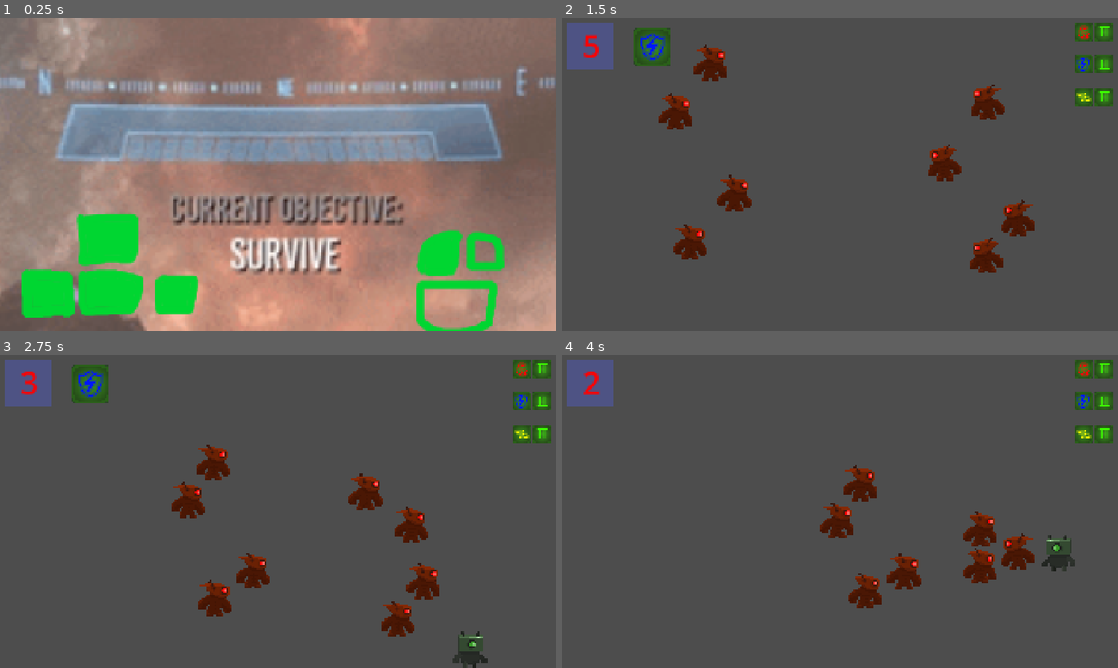
Above: before the commit, frames 1-4 (two rows, left to right).
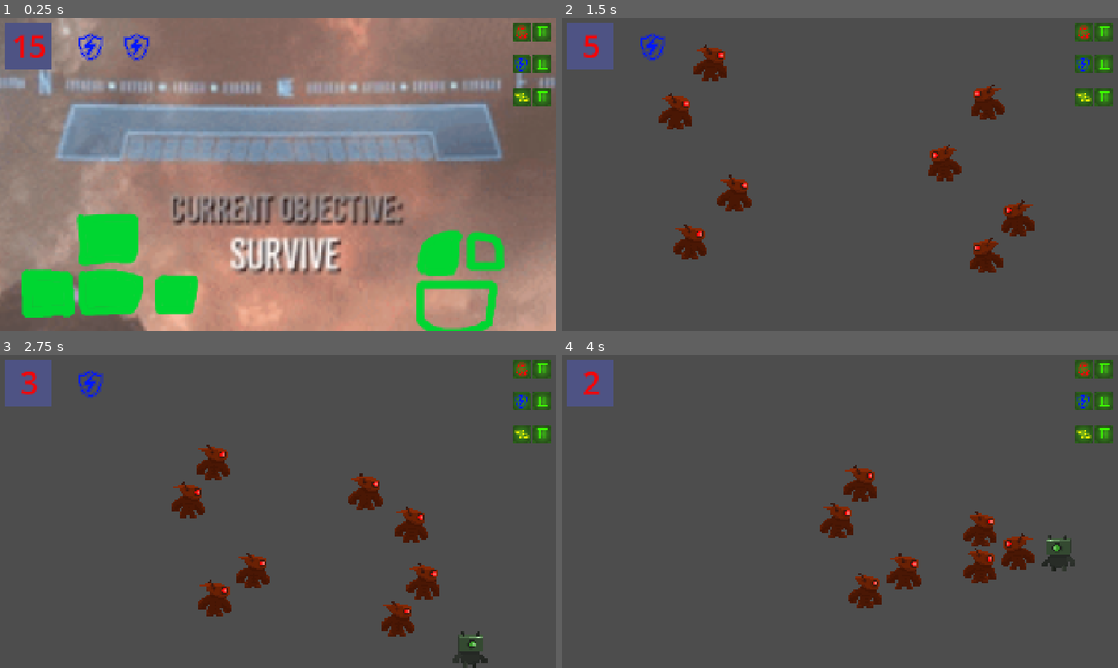
Above: after the commit, the same moments.

Repository: Paul-Sml/GameJam-gmtk2026
Game: Godot game, scene res://game_scene.tscn
The game is run twice, just before and just after one commit, with the same random seed, the same clock (stepped at 60 frames per second) and the same inputs.
Inputs (mouse positions are in pixels of both pictures, inside the frame that each line leads up to):
- Up to frame 1 (0.25 s): no input
- Up to frame 2 (1.5 s): tap Enter at 0.5 s; move the mouse to (962, 158) at 0.52 s; hold Right (right) 0.53-1.28 s; click (962, 158) at 0.6 s; move the mouse to (728, 190) at 1.27 s; hold Down (down) from 1.28 s (still down); click (728, 190) at 1.35 s
- Up to frame 3 (2.75 s): move the mouse to (333, 442) at 2.02 s; release Down (down) at 2.03 s; hold Right (right) from 2.03 s (still down); click (333, 442) at 2.1 s
- Up to frame 4 (4 s): move the mouse to (812, 574) at 2.77 s; release Right (right) at 2.78 s; hold Up (up) 2.78-3.53 s; click (812, 574) at 2.85 s; move the mouse to (1006, 558) at 3.52 s; hold Left (left) from 3.53 s (still down); click (1006, 558) at 3.6 s

The runs differ from the first frame. In frame 1, 2.9% of the frame differs, in the area x 0-100%, y 1-29%; in frame 2, 0.7%; in frame 3, 0.7%; in frame 4, nothing differs.

Commit message:
Neg effets + blackhole

Diff:
--- a/Entities/Enemies/enemy.tscn
+++ b/Entities/Enemies/enemy.tscn
@@ -8,7 +8,7 @@
 [sub_resource type="RectangleShape2D" id="RectangleShape2D_q5eq1"]
 size = Vector2(128, 128)
 
-[node name="Enemy" type="CharacterBody2D" unique_id=711083395 groups=["enemy"]]
+[node name="Enemy" type="CharacterBody2D" unique_id=711083395 groups=["enemies"]]
 collision_layer = 8
 collision_mask = 8
 motion_mode = 1
--- a/Entities/Player/player.gd
+++ b/Entities/Player/player.gd
@@ -5,6 +5,8 @@
 
 const INVINCIBILITY_DURATION: float = 1.0
 var is_invincible: bool = false
+
+const BLACKHOLE = preload("uid://c0cwug6l61ynw")
 
 @export var speed: float = 300.0
 @onready var hit_box: Hitbox = %HitBox
@@ -14,23 +16,67 @@
 var knockback_velocity: Vector2 = Vector2.ZERO
 const KNOCKBACK_POWER: float = 1200
 
+const NEG_SPEED_MULTIPLIER: float = -3.0
+
 func _physics_process(delta: float) -> void:
 	movement(delta)
 	attacking()
+
+#func movement(delta: float) -> void:
+	#if knockback_velocity.length() > 0:
+		#knockback_velocity = knockback_velocity.move_toward(Vector2.ZERO, 3000 * delta)
+		#velocity = knockback_velocity
+	#elif PlayerStats.resource.speed > 0:
+		#var input_vector := Vector2.ZERO
+		#input_vector.x = Input.get_axis("left", "right")
+		#input_vector.y = Input.get_axis("up", "down")
+		#input_vector = input_vector.normalized()
+#
+		#var player_speed: float = PlayerStats.resource.speed
+		#velocity = input_vector * speed * abs(player_speed)
+	#elif PlayerStats.resource.speed < 0:
+		#velocity = Vector2.ZERO
+		#handle_teleport()
+#
+	#if velocity.x != 0:
+		#sprite.flip_h = velocity.x < 0
+		#%Sprite2D2.flip_h = velocity.x < 0
+		#if velocity.x < 0:
+			#%Sprite2D2.position.x = abs(%Sprite2D2.position.x) * -1
+		#else:
+			#%Sprite2D2.position.x = abs(%Sprite2D2.position.x)
+	#move_and_slide()
+
+var teleport_distance_max: float:
+	get:
+		return 1000.0 if PlayerStats.resource.speed == -2 else 600.0
+
+var teleport_charge_rate: float:
+	get:
+		return 1000.0 if PlayerStats.resource.speed == -2 else 600.0
+
+var is_charging_teleport: bool = false
+var teleport_hold_time: float = 0.0
+var teleport_direction: Vector2 = Vector2.ZERO
+var teleport_ghost: Sprite2D = null
+
 
 func movement(delta: float) -> void:
 	if knockback_velocity.length() > 0:
 		knockback_velocity = knockback_velocity.move_toward(Vector2.ZERO, 3000 * delta)
 		velocity = knockback_velocity
-	else:
+	elif PlayerStats.resource.speed > 0:
 		var input_vector := Vector2.ZERO
 		input_vector.x = Input.get_axis("left", "right")
 		input_vector.y = Input.get_axis("up", "down")
 		input_vector = input_vector.normalized()
 
-		velocity = input_vector * speed
-		if PlayerStats.resource.speed >= 0:
-			velocity *= PlayerStats.resource.speed
+		var player_speed: float = PlayerStats.resource.speed
+		velocity = input_vector * speed * abs(player_speed)
+	elif PlayerStats.resource.speed < 0:
+		velocity = Vector2.ZERO
+		handle_teleport_charge(delta)
+
 	if velocity.x != 0:
 		sprite.flip_h = velocity.x < 0
 		%Sprite2D2.flip_h = velocity.x < 0
@@ -40,19 +86,98 @@
 			%Sprite2D2.position.x = abs(%Sprite2D2.position.x)
 	move_and_slide()
 
+
+func handle_teleport_charge(delta: float) -> void:
+	var input_vector := Vector2.ZERO
+	input_vector.x = Input.get_axis("left", "right")
+	input_vector.y = Input.get_axis("up", "down")
+	input_vector = input_vector.normalized()
+
+	if input_vector != Vector2.ZERO:
+		if not is_charging_teleport:
+			start_teleport_charge(input_vector)
+		teleport_direction = input_vector
+		teleport_hold_time += delta
+		update_teleport_preview()
+	elif is_charging_teleport:
+		release_teleport()
+
+
+func start_teleport_charge(direction: Vector2) -> void:
+	is_charging_teleport = true
+	teleport_hold_time = 0.0
+	teleport_direction = direction
+
+	teleport_ghost = Sprite2D.new()
+	teleport_ghost.scale = Vector2(4,4)
+	teleport_ghost.texture = sprite.texture
+	teleport_ghost.hframes = sprite.hframes
+	teleport_ghost.vframes = sprite.vframes
+	teleport_ghost.frame = sprite.frame
+	teleport_ghost.modulate.a = 0.33
+	get_parent().add_child(teleport_ghost)
+
+
+func update_teleport_preview() -> void:
+	var charge_distance: float = min(teleport_hold_time * teleport_charge_rate, teleport_distance_max)
+	var target_position: Vector2 = get_safe_teleport_position(teleport_direction, charge_distance)
+
+	teleport_ghost.global_position = target_position
+	teleport_ghost.flip_h = teleport_direction.x < 0
+
+
+func release_teleport() -> void:
+	var origin_position: Vector2 = global_position
+
+	if teleport_ghost:
+		global_position = teleport_ghost.global_position
+
+	if origin_position.distance_to(global_position) > 200:
+		spawn_blackhole(origin_position, PlayerStats.resource.speed)
+
+	is_charging_teleport = false
+	teleport_hold_time = 0.0
+
+	if teleport_ghost:
+		teleport_ghost.queue_free()
+		teleport_ghost = null
+
+
+func get_safe_teleport_position(direction: Vector2, distance: float) -> Vector2:
+	var step: float = 4.0
+	var remaining: float = distance
+
+	while remaining > 0:
+		var offset: Vector2 = direction * remaining
+		if not test_move(global_transform, offset):
+			return global_position + offset
+		remaining -= step
+
+	return global_position
+
 func attacking() -> void:
 	if PlayerStats.resource.strength == 0:
 		return
 	if Input.is_action_just_pressed("LMB") and attack_cooldown.is_stopped():
-		attack_cooldown.start()
 		hit_box.look_at(get_global_mouse_position())
-		hit_box.scale = Vector2(.5, .5) * PlayerStats.resource.strength
-		hit_box.visible = true
-		hit_box.monitorable = true
-		await get_tree().create_timer(ATTACK_DURATION).timeout # TODO : Real timer
-		hit_box.visible = false
-		hit_box.monitorable = false
-
+		if PlayerStats.resource.strength > 0:
+			hit_box.scale = Vector2(.5, .5) * PlayerStats.resource.strength
+			hit_box.visible = true
+			hit_box.monitorable = true
+			await get_tree().create_timer(ATTACK_DURATION).timeout # TODO : Real timer
+			hit_box.visible = false
+			hit_box.monitorable = false
+			attack_cooldown.start()
+		if PlayerStats.resource.strength < 0:
+			spawn_blackhole(get_global_mouse_position(), PlayerStats.resource.strength)
+			attack_cooldown.wait_time = 1.0
+			attack_cooldown.start()
+
+func spawn_blackhole(pos: Vector2, power: int) -> void:
+	var blackhole: Blackhole = BLACKHOLE.instantiate()
+	blackhole.global_position = pos
+	get_tree().current_scene.add_child(blackhole)
+	blackhole.set_power(abs(power))
 
 func receive_attack(hitbox: Hitbox) -> void:
 	if is_invincible:
@@ -65,7 +190,11 @@
 func take_damage() -> void:
 	if PlayerStats.current_armor == 0:
 		print("defeat")
-	PlayerStats.current_armor -= 1
+	elif PlayerStats.current_armor > 0:
+		PlayerStats.current_armor -= 1
+	elif PlayerStats.current_armor < 0:
+		PlayerStats.current_armor += 1
+		spawn_blackhole(self.global_position, PlayerStats.resource.armor)
 	PlayerStats.armor_updated.emit(PlayerStats.current_armor)
 
 func start_invincibility() -> void:
--- /dev/null
+++ b/Entities/blackhole.gd
@@ -0,0 +1,30 @@
+extends Node2D
+class_name Blackhole
+
+@export var pull_strength: float = 800.0
+@export var pull_radius: float = 400.0
+@export var pull_strength_2: float = 800.0
+@export var pull_radius_2: float = 600.0
+@onready var sprite: Sprite2D = %Sprite
+@onready var sprite_2: Sprite2D = %Sprite2
+@onready var collision_shape_2d: CollisionShape2D = %CollisionShape2D
+
+func set_power(power: int) -> void:
+	if power == 1:
+		sprite.visible = true
+	elif power == 2:
+		sprite_2.visible = true
+		pull_strength = pull_strength_2
+		pull_radius = pull_radius_2
+		collision_shape_2d.shape.radius = 32.0
+
+func _physics_process(delta: float) -> void:
+	for enemy in get_tree().get_nodes_in_group("enemies"):
+		var distance: float = global_position.distance_to(enemy.global_position)
+		if distance < pull_radius and distance > 0:
+			var direction: Vector2 = (global_position - enemy.global_position).normalized()
+			var strength_factor: float = pow(1.0 - (distance / pull_radius), 2)
+			enemy.global_position += direction * pull_strength * strength_factor * delta
+
+func _on_timer_timeout() -> void:
+	queue_free()
--- /dev/null
+++ b/Entities/blackhole.tscn
@@ -0,0 +1,39 @@
+[gd_scene format=3 uid="uid://c0cwug6l61ynw"]
+
+[ext_resource type="Script" uid="uid://cwc2m7bdeqojr" path="res://Entities/blackhole.gd" id="1_0klkp"]
+[ext_resource type="Texture2D" uid="uid://boh477rci3wp5" path="res://Assets/blackhole.png" id="1_e3pjd"]
+[ext_resource type="Script" uid="uid://bdptp85u1de4u" path="res://Entities/hitbox.gd" id="2_o1ixh"]
+[ext_resource type="Texture2D" uid="uid://7t37ga7mbljn" path="res://Assets/blackhole2.png" id="3_ndf6s"]
+
+[sub_resource type="CircleShape2D" id="CircleShape2D_h8c8n"]
+radius = 16.0
+
+[node name="Blackhole" type="Node2D" unique_id=1399928071]
+scale = Vector2(4, 4)
+script = ExtResource("1_0klkp")
+
+[node name="Sprite" type="Sprite2D" parent="." unique_id=1312216944]
+unique_name_in_owner = true
+visible = false
+texture = ExtResource("1_e3pjd")
+
+[node name="Sprite2" type="Sprite2D" parent="." unique_id=2106535132]
+unique_name_in_owner = true
+visible = false
+texture = ExtResource("3_ndf6s")
+
+[node name="Hitbox" type="Area2D" parent="." unique_id=2133403061]
+collision_layer = 2
+collision_mask = 0
+script = ExtResource("2_o1ixh")
+damage = 99
+metadata/_custom_type_script = "uid://bdptp85u1de4u"
+
+[node name="CollisionShape2D" type="CollisionShape2D" parent="Hitbox" unique_id=1134647607]
+unique_name_in_owner = true
+shape = SubResource("CircleShape2D_h8c8n")
+
+[node name="Timer" type="Timer" parent="." unique_id=40372585]
+autostart = true
+
+[connection signal="timeout" from="Timer" to="." method="_on_timer_timeout"]
--- a/game_manager.gd
+++ b/game_manager.gd
@@ -73,11 +73,16 @@
 			return player
 	return null
 
+const SHIELD_ICON = preload("uid://doixyltdr5vk2")
+const SHIELD_ICON_NEGATIVE = preload("uid://bd8avl68bwfl1")
+
 func _on_player_armor_updated(amount: int) -> void:
-	print("Player armor updated: ", amount)
-	armor_icons.get_child(0).visible = amount >= 1
-	armor_icons.get_child(1).visible = amount >= 2
+	var icon: Texture2D = SHIELD_ICON_NEGATIVE if amount < 0 else SHIELD_ICON
 
+	for i in armor_icons.get_child_count():
+		var icon_node: TextureRect = armor_icons.get_child(i)
+		icon_node.texture = icon
+		icon_node.visible = abs(amount) >= i + 1
 
 func _on_timer_timer_reached_zero() -> void:
 	for child in current_level.get_children():
--- a/game_scene.tscn
+++ b/game_scene.tscn
@@ -3,6 +3,7 @@
 [ext_resource type="Script" uid="uid://c8el6ix1m6vux" path="res://game_manager.gd" id="1_mj2jn"]
 [ext_resource type="PackedScene" uid="uid://do8qr8om2w3yh" path="res://UI/Timer/timer.tscn" id="1_mlf6e"]
 [ext_resource type="PackedScene" uid="uid://cqk7qvvfkqgfr" path="res://UI/level_down_menu.tscn" id="3_v1wow"]
+[ext_resource type="Texture2D" uid="uid://doixyltdr5vk2" path="res://Assets/LevelDownMenu/ShieldIcon.png" id="4_miq82"]
 [ext_resource type="Texture2D" uid="uid://db43y5yw30l58" path="res://Assets/LevelDownMenu/Icon2.png" id="4_udeyl"]
 [ext_resource type="Texture2D" uid="uid://b1yysssaxylsf" path="res://Assets/LevelDownMenu/stat_holder.png" id="5_e35lh"]
 [ext_resource type="Texture2D" uid="uid://bjyyj5wn6ft8s" path="res://Assets/LevelDownMenu/Icon1.png" id="5_miq82"]
@@ -28,7 +29,6 @@
 
 [node name="CanvasLayer" type="CanvasLayer" parent="." unique_id=448152598]
 unique_name_in_owner = true
-visible = false
 
 [node name="Timer" parent="CanvasLayer" unique_id=1613158427 instance=ExtResource("1_mlf6e")]
 unique_name_in_owner = true
@@ -59,13 +59,13 @@
 layout_mode = 2
 size_flags_horizontal = 4
 size_flags_vertical = 4
-texture = ExtResource("4_udeyl")
+texture = ExtResource("4_miq82")
 
 [node name="TextureRect2" type="TextureRect" parent="CanvasLayer/PlayerUI/ArmorIcons" unique_id=443196683]
 layout_mode = 2
 size_flags_horizontal = 4
 size_flags_vertical = 4
-texture = ExtResource("4_udeyl")
+texture = ExtResource("4_miq82")
 
 [node name="MarginContainer" type="MarginContainer" parent="CanvasLayer/PlayerUI" unique_id=1556402924]
 layout_mode = 1
--- a/project.godot
+++ b/project.godot
@@ -28,7 +28,7 @@
 [global_group]
 
 player=""
-enemy=""
+enemies=""
 
 [gui]
 
Binary file added: Assets/LevelDownMenu/ShieldIcon.png
Not shown, added: Assets/LevelDownMenu/ShieldIcon.png.import
Binary file added: Assets/LevelDownMenu/ShieldIconNegative.png
Not shown, added: Assets/LevelDownMenu/ShieldIconNegative.png.import
Binary file added: Assets/blackhole.png
Not shown, added: Assets/blackhole.png.import
Binary file added: Assets/blackhole2.png
Not shown, added: Assets/blackhole2.png.import
Not shown, added: Entities/blackhole.gd.uid
